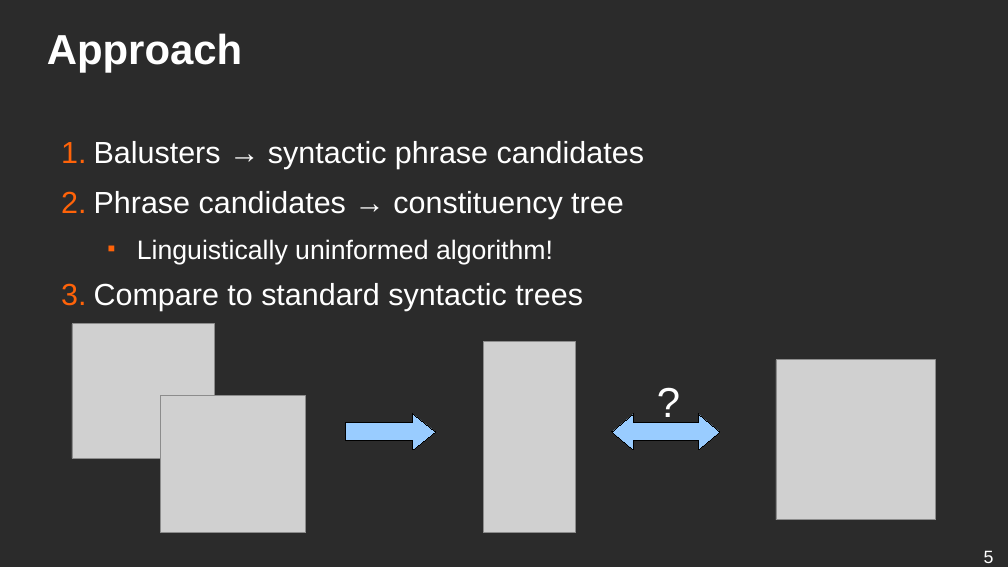
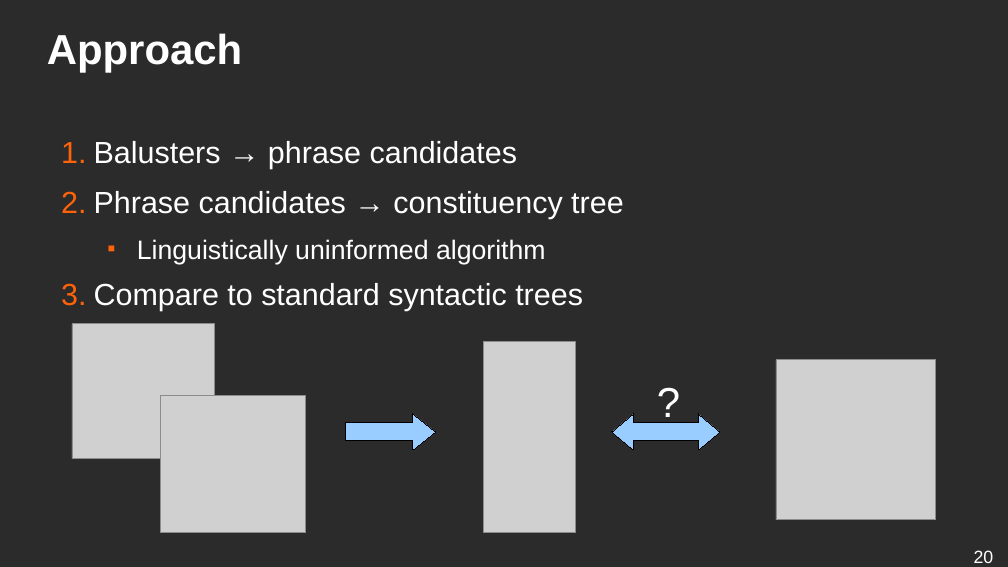
Before and after one commit to ufal/lsd, a slide deck: slide 20 of conferences/2019-blackbox-balustrades/presentation.odp (slide 5 before the commit). Drawn at 1008x567 pixels with LibreOffice and Linux fonts; fonts in the diff are those of the drawing; grey boxes stand for pictures; background and template pictures are left out; a plain dark background stands for a picture behind light text. Boxes give left, top, right and bottom in pixels: in the first picture for what was removed or moved away, otherwise in the second. Text is boxed around its words. In the diff, an @@ line names an element or a change of style, - is before the commit and + after.

```diff
--- a/conferences/2019-blackbox-balustrades/presentation.odp
+++ b/conferences/2019-blackbox-balustrades/presentation.odp
@@ text at [94,141,517,169]: text changed @@
-1. Balusters → syntactic phrase candidates
+1. Balusters → phrase candidates
@@ text at [137,239,546,264]: text changed @@
-  ■ Linguistically uninformed algorithm!
+  ■ Linguistically uninformed algorithm
@@ page number at [974,550,994,563]: text changed @@
-5
+20
```
Also in this commit, not shown: 1 other slide changed, 18 slides added, 3 slides removed, 1 other file.
